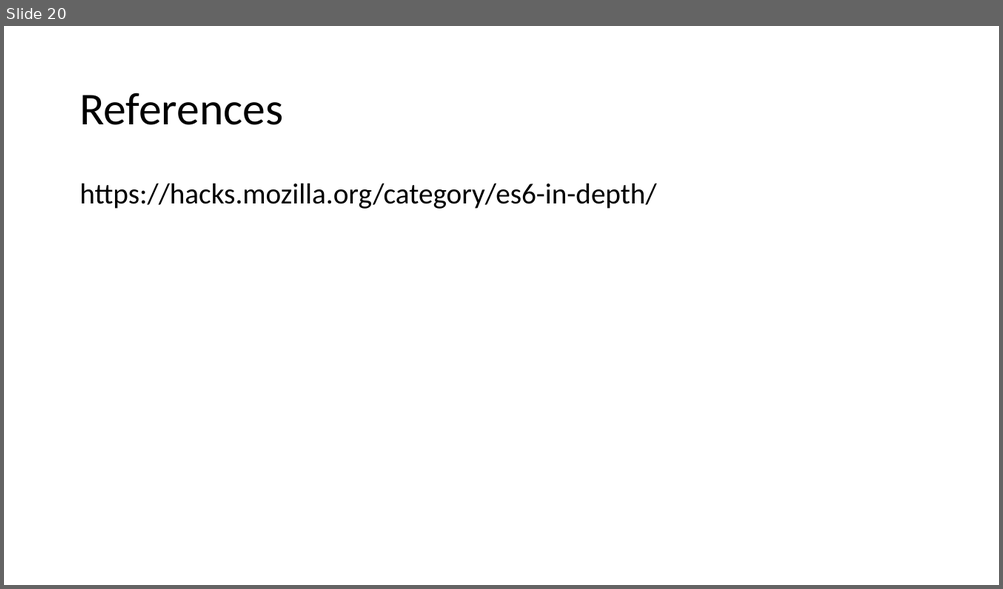
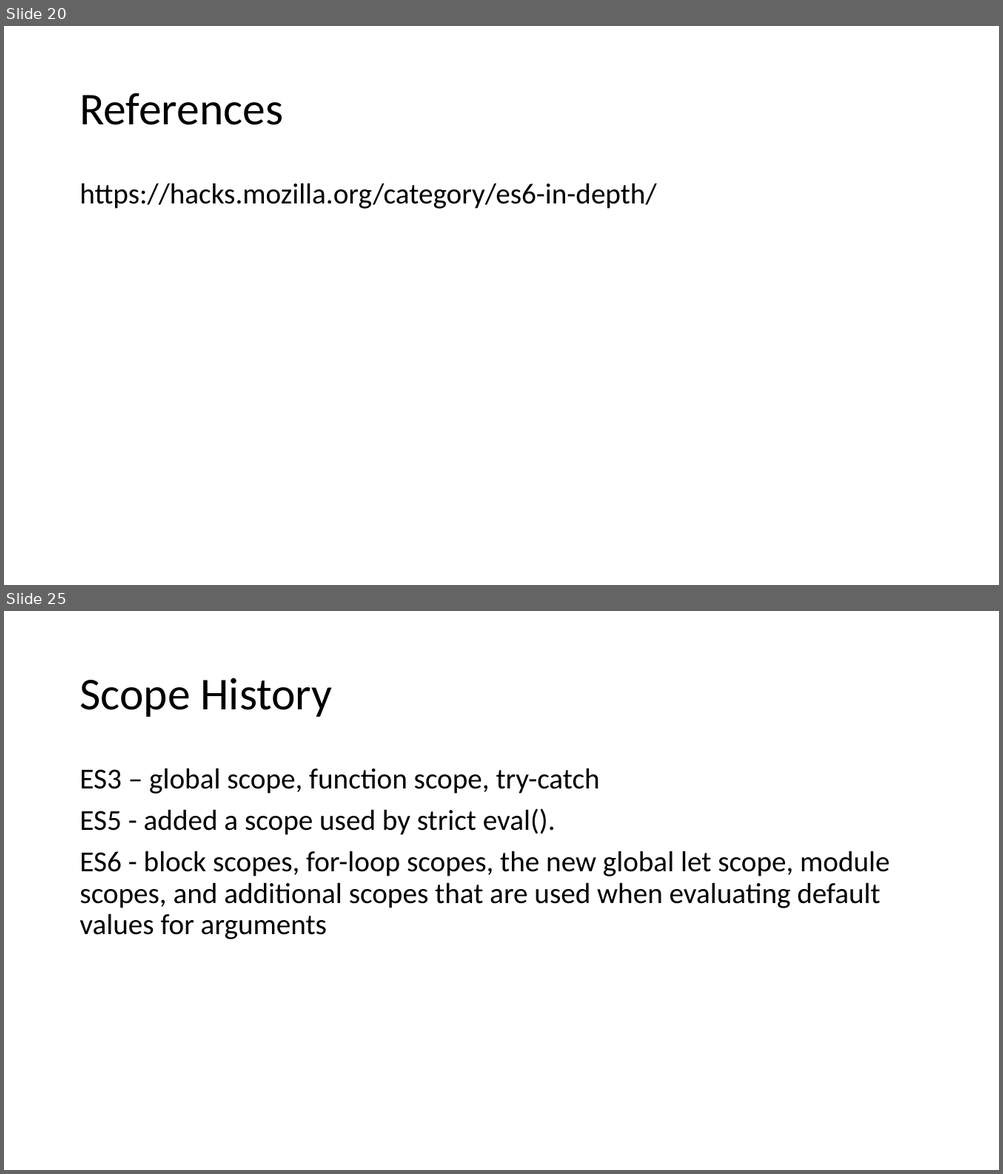
Before and after one commit to dzmitry-varabei/front-end-course, a slide deck: es6/es6.pptx. Shown one above the other, each under a label of ours: slide 20 before the commit, slides 20 and 25 after it; the slides between them are not shown. The pictures are 1003x589 and 1003x1174 pixels, drawn with LibreOffice and Linux fonts; fonts in the diff are those of the drawing. Boxes give left, top, right and bottom in pixels: in the first picture for what was removed or moved away, otherwise in the second. Text is boxed around its words. In the diff, an @@ line names an element or a change of style, - is before the commit and + after.

```diff
--- a/es6/es6.pptx
+++ b/es6/es6.pptx
@@ slide 25 added at <box>4,611,999,1170</box>, background #FFFFFF @@
@@ title added at <box>79,678,333,717</box>, 44 pt, text #000000 @@
+Scope History
@@ text added at <box>79,768,890,940</box>, 28 pt, text #000000 @@
+ES3 – global scope, function scope, try-catch
+ES5 - added a scope used by strict eval().
+ES6 - block scopes, for-loop scopes, the new global let scope, module scopes, and additional scopes that are used when evaluating default values for arguments
```
Also in this commit, not shown: 6 other slides added, 8 other files.
